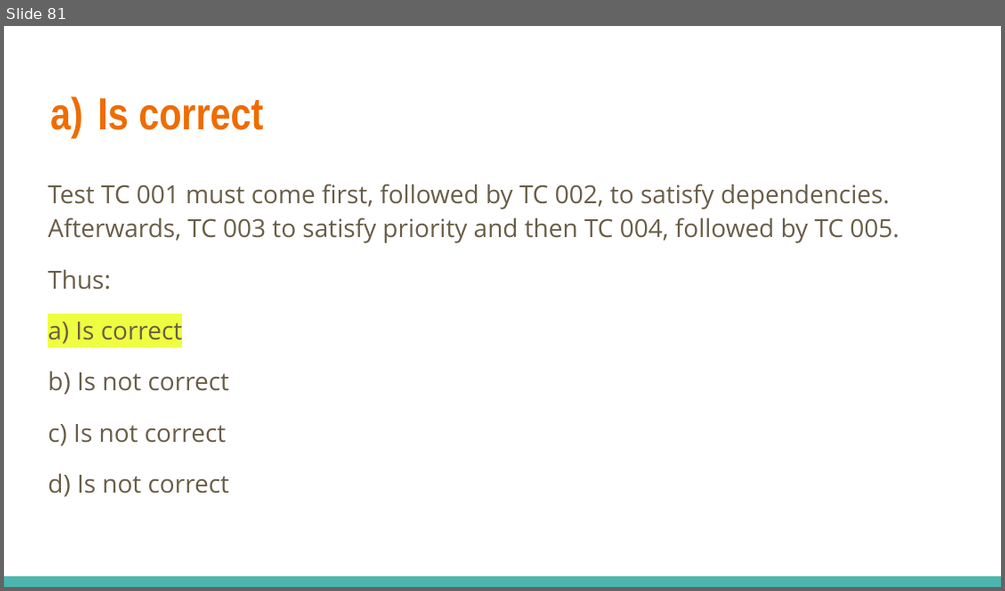
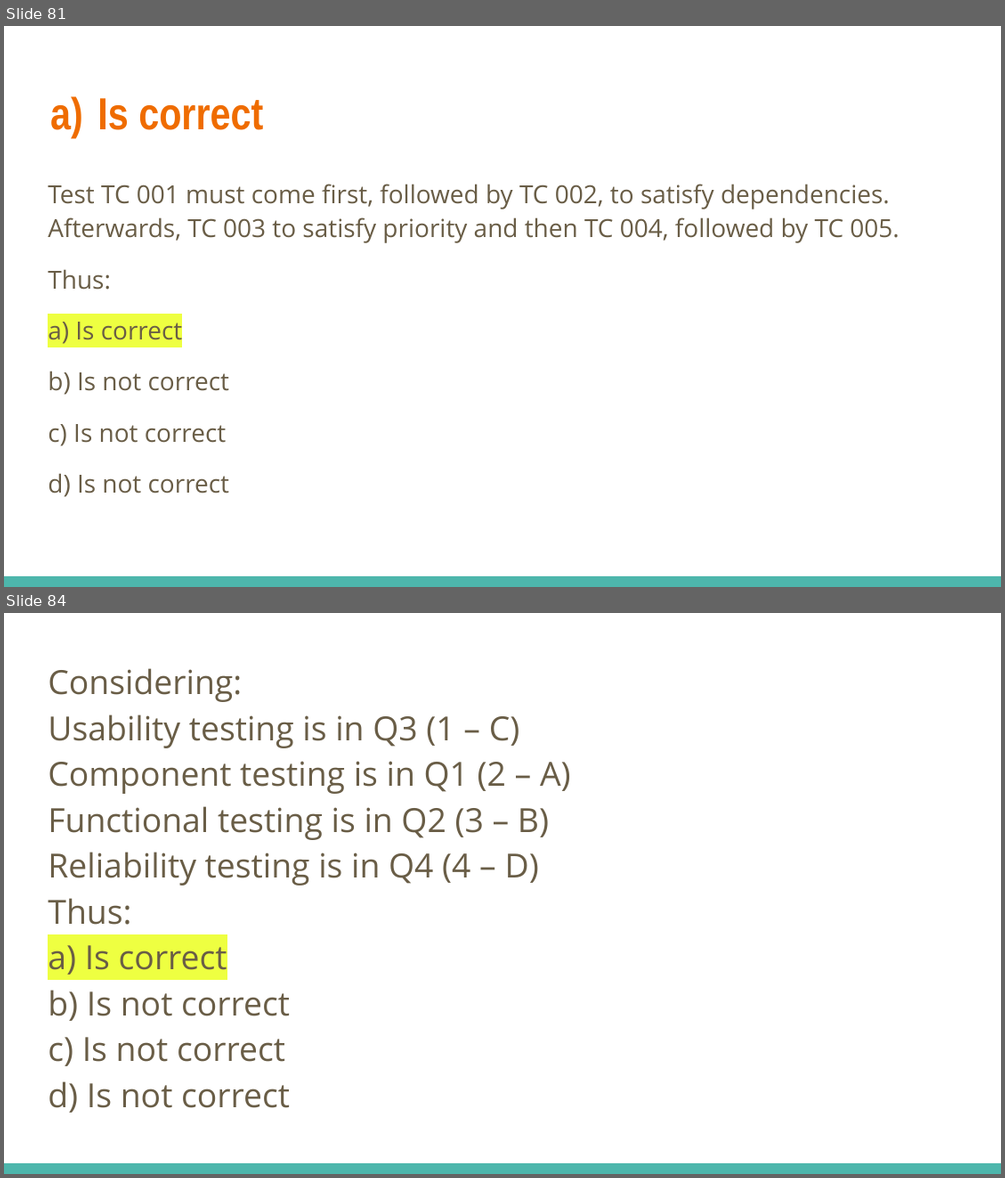
Before and after one commit to fawadmalik/istqb, a slide deck: ISTQB Foundation Level Preparation.pptx. Shown one above the other, each under a label of ours: slide 81 before the commit, slides 81 and 84 after it; the slides between them are not shown. The pictures are 1005x591 and 1005x1178 pixels, drawn with LibreOffice and Linux fonts; fonts in the diff are those of the drawing. Boxes give left, top, right and bottom in pixels: in the first picture for what was removed or moved away, otherwise in the second. Text is boxed around its words. In the diff, an @@ line names an element or a change of style, - is before the commit and + after.

```diff
--- a/ISTQB Foundation Level Preparation.pptx
+++ b/ISTQB Foundation Level Preparation.pptx
@@ slide 84 added at [4,613,1001,1174], background #FFFFFF; not listed: 1 template element that a slide beside it also shows @@
@@ text added at [48,668,571,1112], 24 pt, text #695D46 @@
+Considering:
+Usability testing is in Q3 (1 – C)
+Component testing is in Q1 (2 – A)
+Functional testing is in Q2 (3 – B)
+Reliability testing is in Q4 (4 – D)
+Thus:
+a) Is correct
+b) Is not correct
+c) Is not correct
+d) Is not correct
```
Also in this commit, not shown: 1 slide changed, 2 other slides added.
